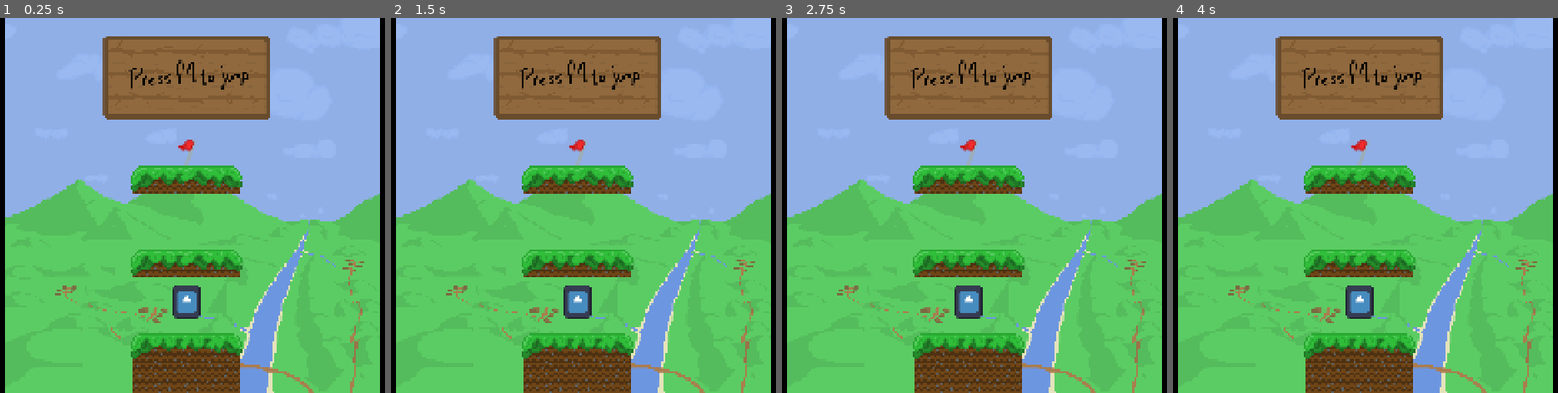
Above: before the commit, frames 1-4 (left to right).
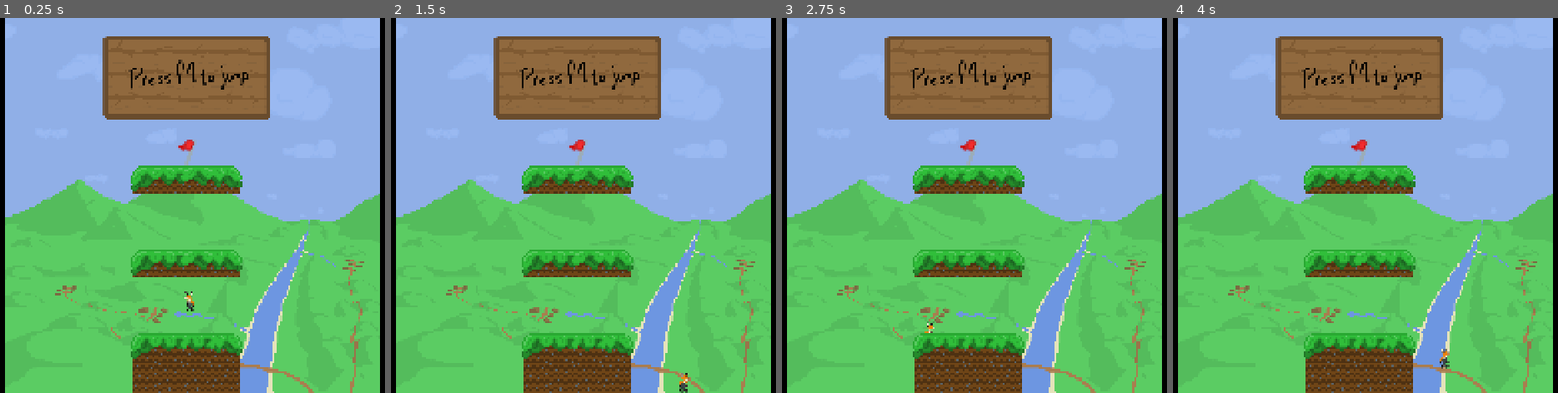
Above: after the commit, the same moments.

Repository: Peanutypowers/Technical-Hurdles
Game: Godot game, scene res://Scenes/Platformer2.tscn
Same seed, same stepped clock (60 frames per second), same inputs: the game is played once before the commit and once after it. This scene is started directly instead of the project's main scene. The engine's default icon, where the game draws it, is replaced by a stand-in: a white triangle on a blue panel in a dark square.
Inputs (mouse positions are in pixels of both pictures, inside the frame that each line leads up to):
- Up to frame 1 (0.25 s): no input
- Up to frame 2 (1.5 s): tap Enter at 0.5 s; move the mouse to (729, 186) at 0.52 s; press the mouse at (729, 186) at 0.53 s; hold Right (ui_right) from 0.53 s (still down); tap Space at 1.25 s; move the mouse to (448, 224) at 1.27 s; release the mouse at (448, 224) at 1.28 s; tap Alt (run) at 1.35 s
- Up to frame 3 (2.75 s): tap Enter at 2 s; move the mouse to (1039, 123) at 2.02 s; release Right (ui_right) at 2.03 s; press the mouse at (1039, 123) at 2.03 s; hold Left (ui_left) from 2.03 s (still down)
- Up to frame 4 (4 s): tap Space at 2.75 s; move the mouse to (1330, 280) at 2.77 s; release Left (ui_left) at 2.78 s; release the mouse at (1330, 280) at 2.78 s; hold Right (ui_right) from 2.78 s (still down); tap Alt (run) at 2.85 s; click (1330, 280) at 2.92 s; tap Enter at 3.5 s; move the mouse to (outside the picture) at 3.52 s; press the mouse at (outside the picture) at 3.53 s

The runs differ from the first frame. In frame 1, 0.6% of the frame differs, in the area x 44-53%, y 71-81%; in frame 2, 0.7%, in the area x 44-78%, y 71-100%; in frame 3, 0.7%; in frame 4, 0.7%.
Error before the commit: Attempt to call function 'play' in base 'null instance' on a null instance. (res://Scripts/platformer_character.gd:38)

Commit message:
platformer

Diff:
--- a/Scenes/Platformer2.tscn
+++ b/Scenes/Platformer2.tscn
@@ -2,10 +2,13 @@
 
 [ext_resource type="Script" uid="uid://confi4dvy1t80" path="res://Scripts/platformer_character.gd" id="1_1yquo"]
 [ext_resource type="Texture2D" uid="uid://dfx5dwbvfnxsj" path="res://assets/backgroundArt.png" id="1_x1spp"]
-[ext_resource type="Texture2D" uid="uid://b25unejel3w0j" path="res://assets/icon.svg" id="2_xtgi6"]
+[ext_resource type="Texture2D" uid="uid://bq2sxnvlefkeo" path="res://assets/Cooper_falling.png" id="3_al6my"]
 [ext_resource type="Texture2D" uid="uid://5a5byfd4w7ew" path="res://assets/MasterTilesetTinyt.png" id="3_civae"]
 [ext_resource type="Texture2D" uid="uid://b0ty8urj88n7g" path="res://assets/finishFlag.png" id="4_civae"]
+[ext_resource type="Texture2D" uid="uid://cghr4fqqyxpd8" path="res://assets/Cooper_idle.png" id="4_wu7ur"]
+[ext_resource type="Texture2D" uid="uid://dmmomiy81jnny" path="res://assets/Cooper_jump.png" id="5_c1wb3"]
 [ext_resource type="Script" uid="uid://b0wiuy1sj0c2s" path="res://Scenes/flag_area_2d.gd" id="5_gqjbn"]
+[ext_resource type="Texture2D" uid="uid://bp1ekrgxpl6jf" path="res://assets/Cooper_walking.png" id="6_ckxoq"]
 [ext_resource type="Script" uid="uid://bls0ma7w114dq" path="res://Scripts/black_bar.gd" id="7_ljuy8"]
 [ext_resource type="Texture2D" uid="uid://c4v25lcn2gnpr" path="res://assets/blackBar_crack.png" id="8_tctye"]
 [ext_resource type="Texture2D" uid="uid://2jyyx27nqk5v" path="res://assets/PressF4ToJump.png" id="9_ljuy8"]
@@ -13,6 +16,91 @@
 [sub_resource type="CapsuleShape2D" id="CapsuleShape2D_gqjbn"]
 radius = 18.0
 height = 47.500122
+
+[sub_resource type="AtlasTexture" id="AtlasTexture_g4n58"]
+atlas = ExtResource("4_wu7ur")
+region = Rect2(0, 0, 32, 32)
+
+[sub_resource type="AtlasTexture" id="AtlasTexture_jlc78"]
+atlas = ExtResource("4_wu7ur")
+region = Rect2(32, 0, 32, 32)
+
+[sub_resource type="AtlasTexture" id="AtlasTexture_d800m"]
+atlas = ExtResource("4_wu7ur")
+region = Rect2(64, 0, 32, 32)
+
+[sub_resource type="AtlasTexture" id="AtlasTexture_l0vg0"]
+atlas = ExtResource("4_wu7ur")
+region = Rect2(96, 0, 32, 32)
+
+[sub_resource type="AtlasTexture" id="AtlasTexture_xtgsu"]
+atlas = ExtResource("6_ckxoq")
+region = Rect2(0, 0, 32, 32)
+
+[sub_resource type="AtlasTexture" id="AtlasTexture_jvo40"]
+atlas = ExtResource("6_ckxoq")
+region = Rect2(32, 0, 32, 32)
+
+[sub_resource type="AtlasTexture" id="AtlasTexture_xnypn"]
+atlas = ExtResource("6_ckxoq")
+region = Rect2(64, 0, 32, 32)
+
+[sub_resource type="AtlasTexture" id="AtlasTexture_iudpt"]
+atlas = ExtResource("6_ckxoq")
+region = Rect2(96, 0, 32, 32)
+
+[sub_resource type="SpriteFrames" id="SpriteFrames_e1nlh"]
+animations = [{
+"frames": [{
+"duration": 1.0,
+"texture": ExtResource("3_al6my")
+}],
+"loop": 1,
+"name": &"fall",
+"speed": 4.0
+}, {
+"frames": [{
+"duration": 1.0,
+"texture": SubResource("AtlasTexture_g4n58")
+}, {
+"duration": 1.0,
+"texture": SubResource("AtlasTexture_jlc78")
+}, {
+"duration": 1.0,
+"texture": SubResource("AtlasTexture_d800m")
+}, {
+"duration": 1.0,
+"texture": SubResource("AtlasTexture_l0vg0")
+}],
+"loop": 1,
+"name": &"idle",
+"speed": 4.0
+}, {
+"frames": [{
+"duration": 1.0,
+"texture": ExtResource("5_c1wb3")
+}],
+"loop": 1,
+"name": &"jump",
+"speed": 4.0
+}, {
+"frames": [{
+"duration": 1.0,
+"texture": SubResource("AtlasTexture_xtgsu")
+}, {
+"duration": 1.0,
+"texture": SubResource("AtlasTexture_jvo40")
+}, {
+"duration": 1.0,
+"texture": SubResource("AtlasTexture_xnypn")
+}, {
+"duration": 1.0,
+"texture": SubResource("AtlasTexture_iudpt")
+}],
+"loop": 1,
+"name": &"walking",
+"speed": 4.0
+}]
 
 [sub_resource type="TileSetAtlasSource" id="TileSetAtlasSource_oj8te"]
 texture = ExtResource("3_civae")
@@ -139,10 +227,9 @@
 position = Vector2(2.2888184e-05, -0.2500534)
 shape = SubResource("CapsuleShape2D_gqjbn")
 
-[node name="Sprite2D" type="Sprite2D" parent="CharacterBody2D" unique_id=922815611]
-position = Vector2(-4.0000076, 15.500008)
-scale = Vector2(0.29687536, 0.3789059)
-texture = ExtResource("2_xtgi6")
+[node name="AnimatedSprite2D" type="AnimatedSprite2D" parent="CharacterBody2D" unique_id=1389106253]
+sprite_frames = SubResource("SpriteFrames_e1nlh")
+animation = &"fall"
 
 [node name="TileMapLayer" type="TileMapLayer" parent="." unique_id=374996238]
 texture_filter = 1
--- a/Scenes/flow_puzzle.gd
+++ b/Scenes/flow_puzzle.gd
@@ -8,8 +8,4 @@
 		if $"Flow Sink".satisfied:
 			if $"Flow Sink3".satisfied:
 				if $"Flow Sink2".satisfied:
-					print("won")
-					emit_signal("game_won", "flow")
-					get_node("/root/Signal Manager").visible = true
-					get_node("/root/FlowPuzzle").queue_free()
-					oneshot = true
+					SceneManager.change_scene("res://Scenes/Platformer2.tscn")
--- a/Scenes/flow_puzzle_button.gd
+++ b/Scenes/flow_puzzle_button.gd
@@ -4,6 +4,4 @@
 var flow_scene = preload("res://Scenes/flow-puzzle.tscn").instantiate()
 
 func _on_pressed() -> void:
-	get_tree().current_scene.hide()
-	get_tree().root.add_child(flow_scene)
-	#SceneManager.change_scene("res://Scenes/flow-puzzle.tscn")
+	SceneManager.change_scene("res://Scenes/flow-puzzle.tscn")
--- a/Scenes/platformer.tscn
+++ b/Scenes/platformer.tscn
@@ -2,10 +2,13 @@
 
 [ext_resource type="Texture2D" uid="uid://dfx5dwbvfnxsj" path="res://assets/backgroundArt.png" id="1_8y7vq"]
 [ext_resource type="Script" uid="uid://confi4dvy1t80" path="res://Scripts/platformer_character.gd" id="1_k0oe1"]
-[ext_resource type="Texture2D" uid="uid://b25unejel3w0j" path="res://assets/icon.svg" id="2_6hv7n"]
 [ext_resource type="Texture2D" uid="uid://5a5byfd4w7ew" path="res://assets/MasterTilesetTinyt.png" id="3_6hv7n"]
+[ext_resource type="Texture2D" uid="uid://bq2sxnvlefkeo" path="res://assets/Cooper_falling.png" id="3_xuiey"]
 [ext_resource type="Texture2D" uid="uid://b0ty8urj88n7g" path="res://assets/finishFlag.png" id="4_k5hyf"]
+[ext_resource type="Texture2D" uid="uid://cghr4fqqyxpd8" path="res://assets/Cooper_idle.png" id="4_ma1iw"]
+[ext_resource type="Texture2D" uid="uid://dmmomiy81jnny" path="res://assets/Cooper_jump.png" id="5_enw1t"]
 [ext_resource type="Script" uid="uid://b0wiuy1sj0c2s" path="res://Scenes/flag_area_2d.gd" id="5_xp55e"]
+[ext_resource type="Texture2D" uid="uid://bp1ekrgxpl6jf" path="res://assets/Cooper_walking.png" id="6_3t7nx"]
 [ext_resource type="Script" uid="uid://bls0ma7w114dq" path="res://Scripts/black_bar.gd" id="7_l2b43"]
 [ext_resource type="Texture2D" uid="uid://c4v25lcn2gnpr" path="res://assets/blackBar_crack.png" id="8_8of63"]
 [ext_resource type="Texture2D" uid="uid://6w55ag6xblen" path="res://assets/PressAltToRun.png" id="9_l2b43"]
@@ -13,6 +16,91 @@
 [sub_resource type="CapsuleShape2D" id="CapsuleShape2D_emsnq"]
 radius = 18.0
 height = 47.500122
+
+[sub_resource type="AtlasTexture" id="AtlasTexture_g4n58"]
+atlas = ExtResource("4_ma1iw")
+region = Rect2(0, 0, 32, 32)
+
+[sub_resource type="AtlasTexture" id="AtlasTexture_jlc78"]
+atlas = ExtResource("4_ma1iw")
+region = Rect2(32, 0, 32, 32)
+
+[sub_resource type="AtlasTexture" id="AtlasTexture_d800m"]
+atlas = ExtResource("4_ma1iw")
+region = Rect2(64, 0, 32, 32)
+
+[sub_resource type="AtlasTexture" id="AtlasTexture_l0vg0"]
+atlas = ExtResource("4_ma1iw")
+region = Rect2(96, 0, 32, 32)
+
+[sub_resource type="AtlasTexture" id="AtlasTexture_xtgsu"]
+atlas = ExtResource("6_3t7nx")
+region = Rect2(0, 0, 32, 32)
+
+[sub_resource type="AtlasTexture" id="AtlasTexture_jvo40"]
+atlas = ExtResource("6_3t7nx")
+region = Rect2(32, 0, 32, 32)
+
+[sub_resource type="AtlasTexture" id="AtlasTexture_xnypn"]
+atlas = ExtResource("6_3t7nx")
+region = Rect2(64, 0, 32, 32)
+
+[sub_resource type="AtlasTexture" id="AtlasTexture_iudpt"]
+atlas = ExtResource("6_3t7nx")
+region = Rect2(96, 0, 32, 32)
+
+[sub_resource type="SpriteFrames" id="SpriteFrames_ruqtc"]
+animations = [{
+"frames": [{
+"duration": 1.0,
+"texture": ExtResource("3_xuiey")
+}],
+"loop": 1,
+"name": &"fall",
+"speed": 4.0
+}, {
+"frames": [{
+"duration": 1.0,
+"texture": SubResource("AtlasTexture_g4n58")
+}, {
+"duration": 1.0,
+"texture": SubResource("AtlasTexture_jlc78")
+}, {
+"duration": 1.0,
+"texture": SubResource("AtlasTexture_d800m")
+}, {
+"duration": 1.0,
+"texture": SubResource("AtlasTexture_l0vg0")
+}],
+"loop": 1,
+"name": &"idle",
+"speed": 4.0
+}, {
+"frames": [{
+"duration": 1.0,
+"texture": ExtResource("5_enw1t")
+}],
+"loop": 1,
+"name": &"jump",
+"speed": 4.0
+}, {
+"frames": [{
+"duration": 1.0,
+"texture": SubResource("AtlasTexture_xtgsu")
+}, {
+"duration": 1.0,
+"texture": SubResource("AtlasTexture_jvo40")
+}, {
+"duration": 1.0,
+"texture": SubResource("AtlasTexture_xnypn")
+}, {
+"duration": 1.0,
+"texture": SubResource("AtlasTexture_iudpt")
+}],
+"loop": 1,
+"name": &"walking",
+"speed": 4.0
+}]
 
 [sub_resource type="TileSetAtlasSource" id="TileSetAtlasSource_6hv7n"]
 texture = ExtResource("3_6hv7n")
@@ -135,10 +223,9 @@
 position = Vector2(2.2888184e-05, -0.2500534)
 shape = SubResource("CapsuleShape2D_emsnq")
 
-[node name="Sprite2D" type="Sprite2D" parent="CharacterBody2D" unique_id=1144267882]
-position = Vector2(2.2888184e-05, 0.4999771)
-scale = Vector2(0.29687536, 0.3789059)
-texture = ExtResource("2_6hv7n")
+[node name="AnimatedSprite2D" type="AnimatedSprite2D" parent="CharacterBody2D" unique_id=1062903926]
+sprite_frames = SubResource("SpriteFrames_ruqtc")
+animation = &"fall"
 
 [node name="TileMapLayer" type="TileMapLayer" parent="." unique_id=390226633]
 texture_filter = 1
--- a/Scenes/platformer3.tscn
+++ b/Scenes/platformer3.tscn
@@ -150,7 +150,7 @@
 "speed": 5.0
 }]
 
-[node name="Platformer" type="Node2D" unique_id=206407023]
+[node name="Platformer2" type="Node2D" unique_id=206407023]
 
 [node name="TextureRect" type="TextureRect" parent="." unique_id=942237638]
 offset_left = 420.0
--- a/Scenes/slide_puzzle_button.gd
+++ b/Scenes/slide_puzzle_button.gd
@@ -4,5 +4,4 @@
 var slide_scene = preload("res://Scenes/board.tscn").instantiate()
 
 func _on_pressed() -> void:
-	get_tree().current_scene.hide()
-	get_tree().root.add_child(slide_scene)
+	SceneManager.change_scene("res://Scenes/board.tscn")
--- a/Scenes/wave_puzzle_button.gd
+++ b/Scenes/wave_puzzle_button.gd
@@ -4,5 +4,4 @@
 var wave_scene = preload("res://Scenes/sine_wave_puzzle.tscn").instantiate()
 
 func _on_pressed() -> void:
-	get_tree().current_scene.hide()
-	get_tree().root.add_child(wave_scene)
+	SceneManager.change_scene("res://Scenes/sine_wave_puzzle.tscn")
--- a/Scripts/platformer_character.gd
+++ b/Scripts/platformer_character.gd
@@ -36,6 +36,7 @@
 	else:
 		velocity.x = move_toward(velocity.x, 0, speed)
 		$AnimatedSprite2D.play("walking")
+		$AnimatedSprite2D.flip_h = false
 
 
 	if $".".position.y > 1200:
